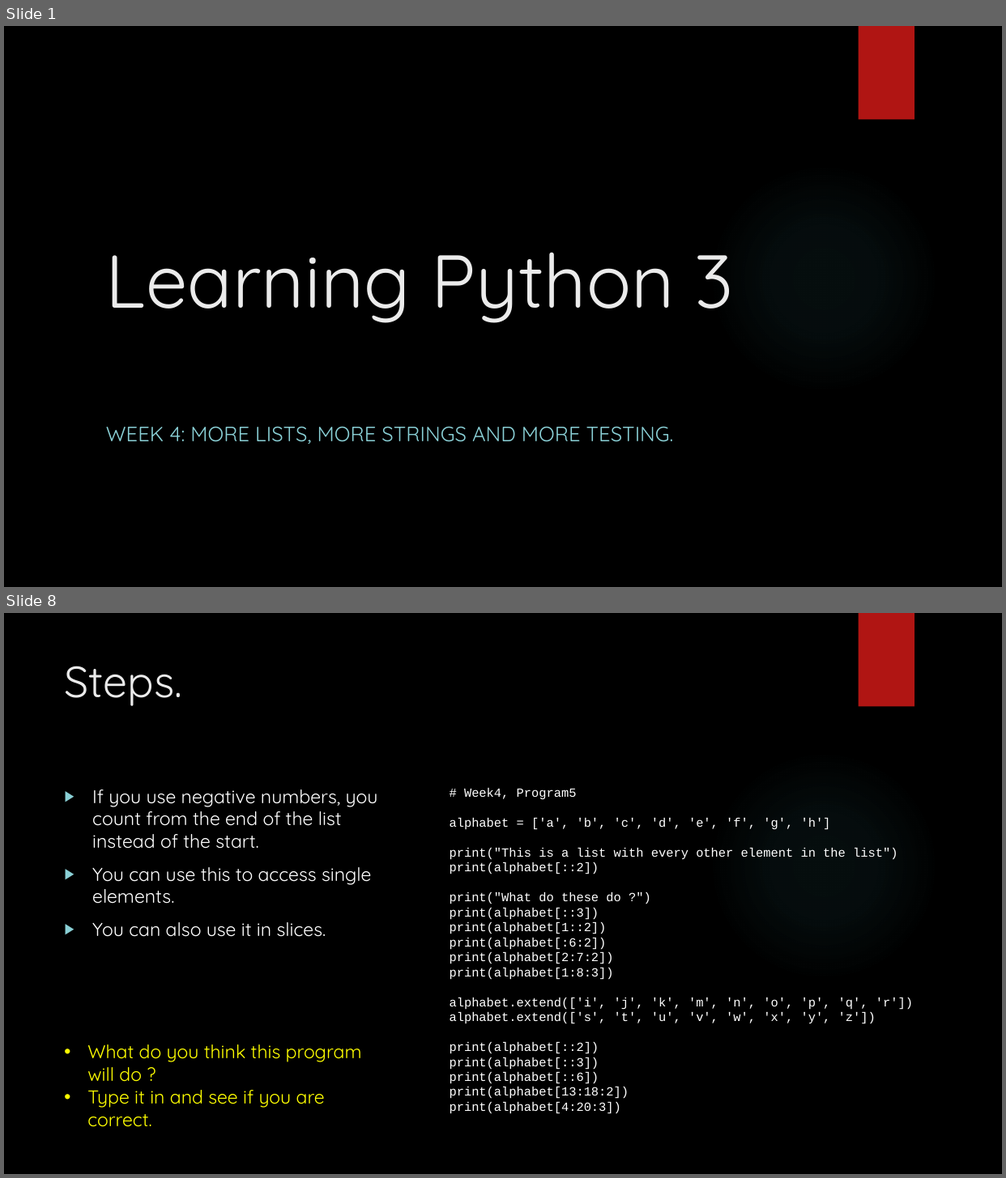
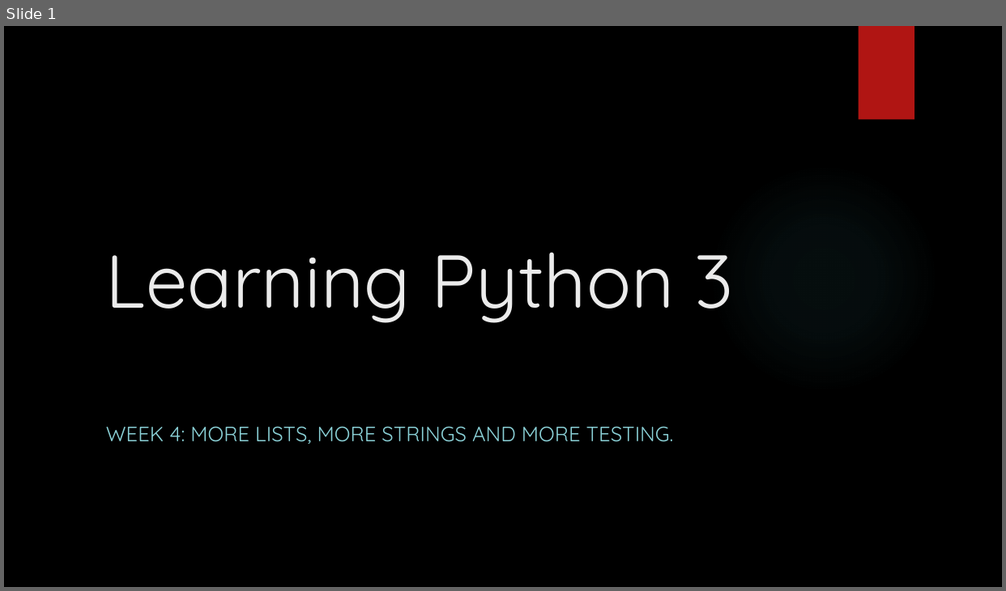
Before and after one commit to davidgroves/DGM_Tutorials, a slide deck: week5/week5.pptx. Shown one above the other, each under a label of ours: slides 1 and 8 before the commit, slide 1 after it; the slides between them are not shown. The pictures are 1006x1178 and 1006x591 pixels, drawn with LibreOffice and Linux fonts; fonts in the diff are those of the drawing; background and template pictures are left out. Boxes give left, top, right and bottom in pixels: in the first picture for what was removed or moved away, otherwise in the second. Text is boxed around its words. In the diff, an @@ line names an element or a change of style, - is before the commit and + after.

Commit message:
Week 5 partial checkin.

```diff
--- a/week5/week5.pptx
+++ b/week5/week5.pptx
@@ slide 8 removed at [4, 613, 1002, 1174], background picture (left out); not listed: 2 template elements that a slide beside it also shows @@
@@ title removed at [65, 666, 183, 706] @@
-Steps.
@@ text removed at [92, 790, 378, 937] @@
-▶ If you use negative numbers, you count from the end of the list instead of the start.
-▶ You can use this to access single elements.
-▶ You can also use it in slices.
@@ text removed at [450, 788, 913, 1114] @@
-# Week4, Program5
-alphabet = ['a', 'b', 'c', 'd', 'e', 'f', 'g', 'h']
-print("This is a list with every other element in the list")
-print(alphabet[::2])
-print("What do these do ?")
-print(alphabet[::3])
-print(alphabet[1::2])
-print(alphabet[:6:2])
-print(alphabet[2:7:2])
-print(alphabet[1:8:3])
-alphabet.extend(['i', 'j', 'k', 'm', 'n', 'o', 'p', 'q', 'r'])
-alphabet.extend(['s', 't', 'u', 'v', 'w', 'x', 'y', 'z'])
-print(alphabet[::2])
-print(alphabet[::3])
-print(alphabet[::6])
-print(alphabet[13:18:2])
-print(alphabet[4:20:3])
@@ text removed at [87, 1045, 362, 1127] @@
-• What do you think this program will do ?
-• Type it in and see if you are correct.
```
Also in this commit, not shown: 2 slides changed, 31 slides added, 19 other slides removed.
